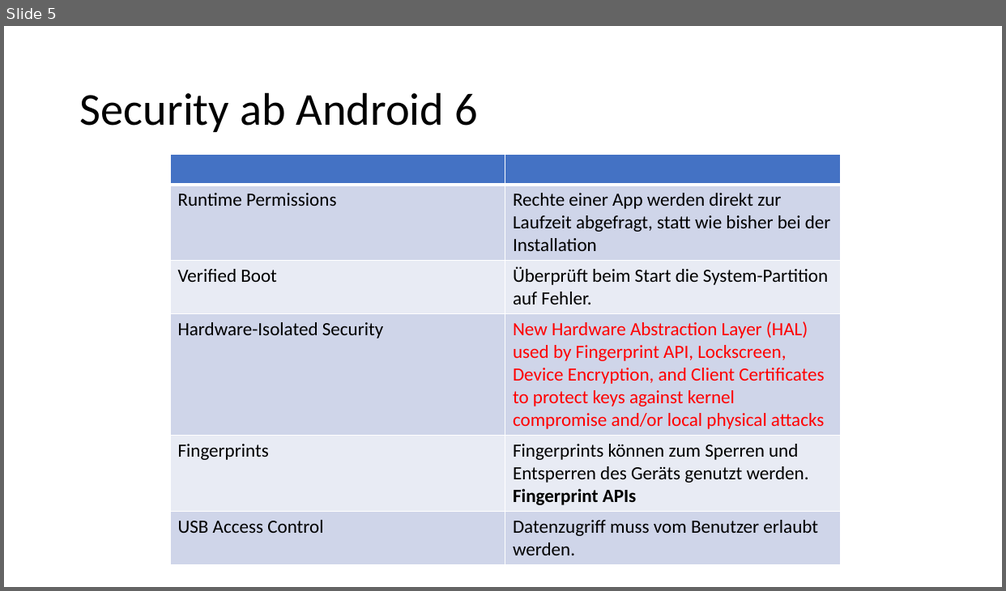
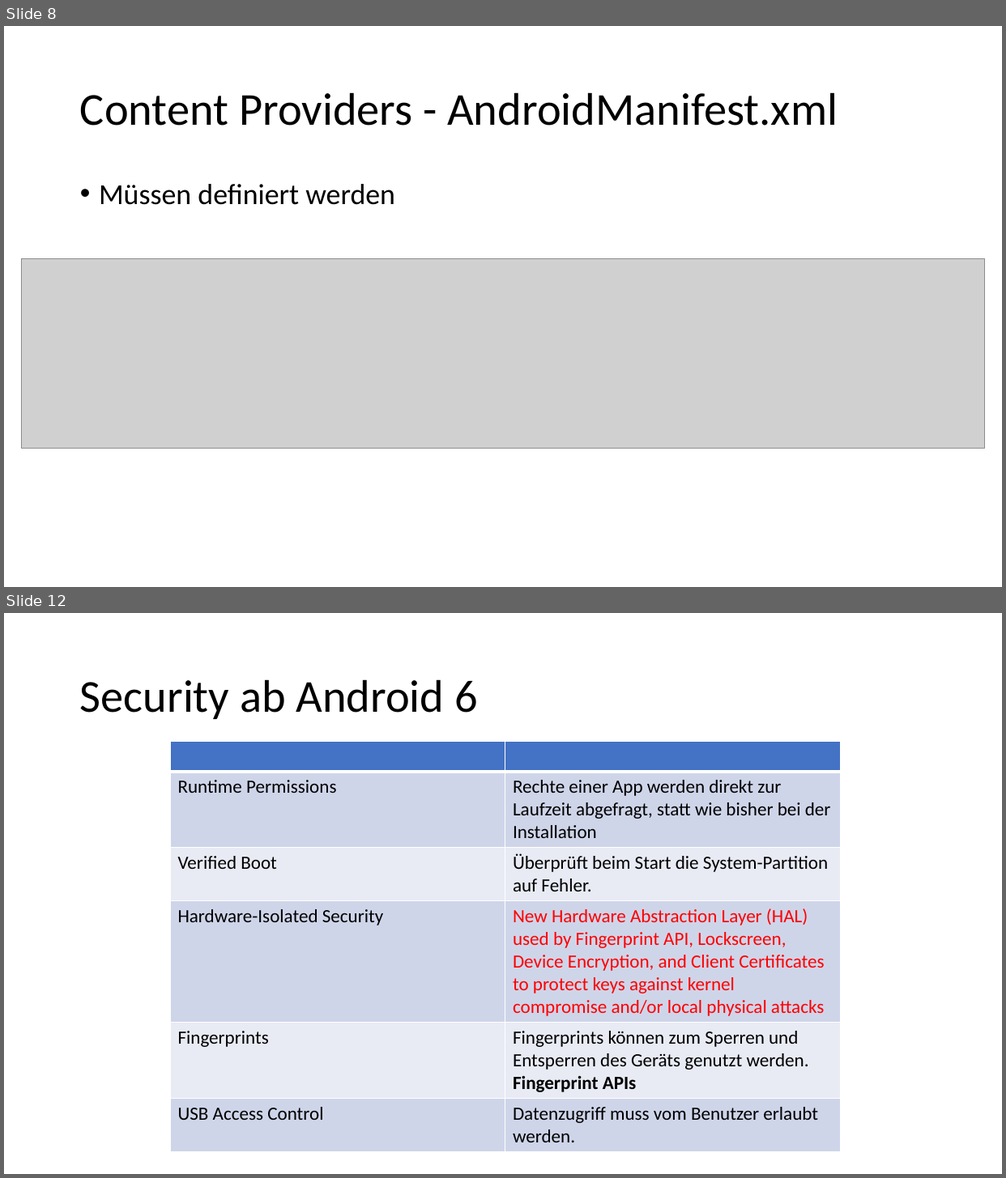
Before and after one commit to EricBuchinger/NVS_Referat, a slide deck: Android Panzenboeck.pptx. Shown one above the other, each under a label of ours: slide 5 before the commit, slides 8 and 12 after it; the slides between them are not shown. The pictures are 1006x591 and 1006x1178 pixels, drawn with LibreOffice and Linux fonts; fonts in the diff are those of the drawing; grey boxes stand for pictures. Boxes give left, top, right and bottom in pixels: in the first picture for what was removed or moved away, otherwise in the second. Text is boxed around its words. In the diff, an @@ line names an element or a change of style, - is before the commit and + after.

```diff
--- a/Android Panzenboeck.pptx
+++ b/Android Panzenboeck.pptx
@@ slide 8 added at (x1=4, y1=26, x2=1002, y2=587), background #FFFFFF @@
@@ title added at (x1=80, y1=92, x2=837, y2=126), 44 pt, text #000000 @@
+Content Providers - AndroidManifest.xml
@@ text added at (x1=99, y1=184, x2=395, y2=205), 28 pt, text #000000 @@
+• Müssen definiert werden
@@ picture added at (x1=21, y1=258, x2=985, y2=448) @@
@@ what was slide 5 is now slide 12 @@
```
Also in this commit, not shown: 2 slides changed, 9 other slides added, 2 slides removed, 4 other files.
